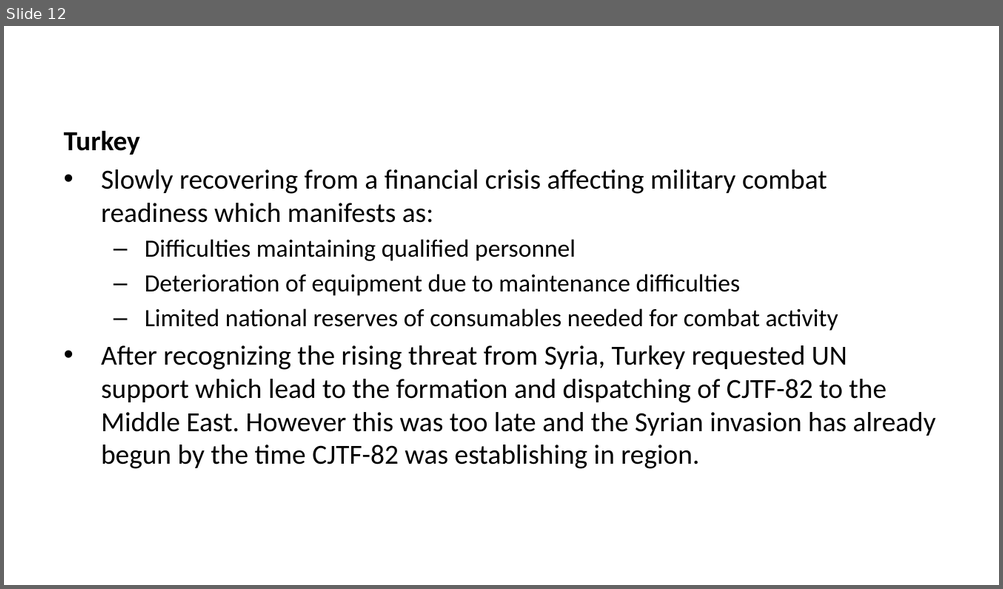
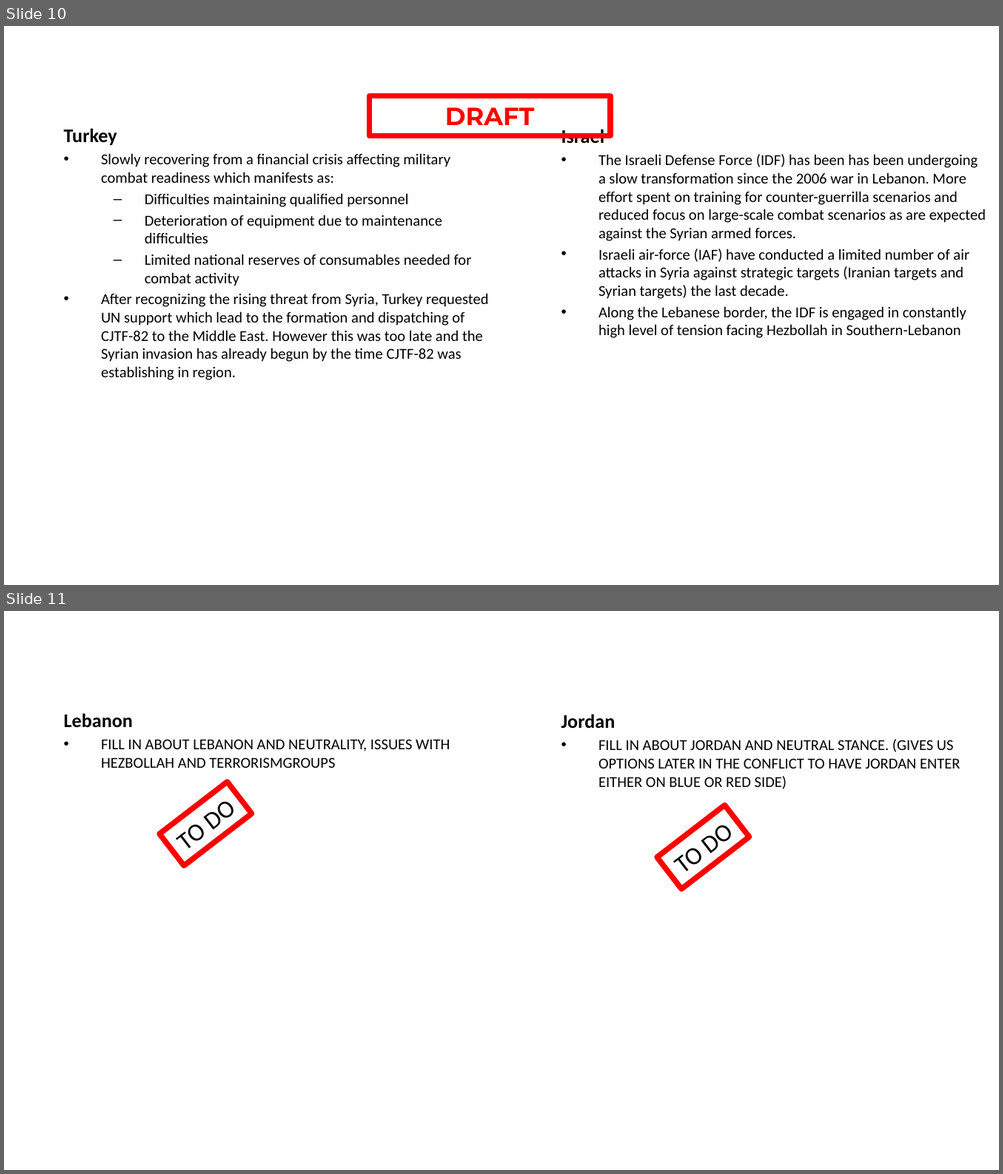
Before and after one commit to 132nd-vWing/OPAR-Brief, a slide deck: UNDER DEVELOPMENT/132nd OP ACTIVE RESOLVE Introduction Brief.pptx. Shown one above the other, each under a label of ours: slide 12 before the commit, slides 10 and 11 after it. The pictures are 1003x589 and 1003x1174 pixels, drawn with LibreOffice and Linux fonts; fonts in the diff are those of the drawing; background and template pictures are left out. Boxes give left, top, right and bottom in pixels: in the first picture for what was removed or moved away, otherwise in the second. Text is boxed around its words. In the diff, an @@ line names an element or a change of style, - is before the commit and + after.

Commit message:
chg: Updated intro brief, CJTF OPORDER, target list

```diff
--- a/UNDER DEVELOPMENT/132nd OP ACTIVE RESOLVE Introduction Brief.pptx
+++ b/UNDER DEVELOPMENT/132nd OP ACTIVE RESOLVE Introduction Brief.pptx
@@ slide 11 added at (4,611,999,1170), background #FFFFFF @@
@@ text added at (64,713,449,768), 11 pt, text #000000 @@
+Lebanon
+• FILL IN ABOUT LEBANON AND NEUTRALITY, ISSUES WITH HEZBOLLAH AND TERRORISMGROUPS
@@ text added at (561,714,960,789), 11 pt, text #000000 @@
+Jordan
+• FILL IN ABOUT JORDAN AND NEUTRAL STANCE. (GIVES US OPTIONS LATER IN THE CONFLICT TO HAVE JORDAN ENTER EITHER ON BLUE OR RED SIDE)
@@ title added at (776,740,834,750), 28 pt, text #FFFFFF, bold @@
+ACTORS - Neutral
@@ rectangle added at (160,782,252,866), fill #FFFFFF, outline #FF0000 4 pt, 18 pt, text #000000 @@
+TO DO
@@ rectangle added at (657,805,749,889), fill #FFFFFF, outline #FF0000 4 pt, 18 pt, text #000000 @@
+TO DO
@@ what was slide 12 is now slide 10 @@
@@ slide 10 changed as well @@
@@ rectangle added at (369,96,609,136), outline #FF0000 4 pt, 18 pt, text #FF0000, bold @@
+DRAFT
@@ text "Turkey" at (64,128,489,380): size 20 to 14 pt in "Turkey"; size 20 to 11 pt in "Slowly recovering from a financial crisis affecting ...", "After recognizing the rising threat from Syria, ..."; size 18 to 11 pt in "Difficulties maintaining qualified personnel", "Deterioration of equipment due to maintenance difficulties", "Limited national reserves of consumables needed for ..."; less space between paragraphs @@
@@ title at (64,130,140,155): text changed @@
-ACTORS - Turkey
+ACTORS - Allied
@@ text added at (561,129,985,338), 11 pt, text #000000 @@
+Israel
+• The Israeli Defense Force (IDF) has been has been undergoing a slow transformation since the 2006 war in Lebanon. More effort spent on training for counter-guerrilla scenarios and reduced focus on large-scale combat scenarios as are expected against the Syrian armed forces.
+• Israeli air-force (IAF) have conducted a limited number of air attacks in Syria against strategic targets (Iranian targets and Syrian targets) the last decade.
+• Along the Lebanese border, the IDF is engaged in constantly high level of tension facing Hezbollah in Southern-Lebanon
```
Also in this commit, not shown: 17 other slides changed, 3 slides removed, 4 other files.
